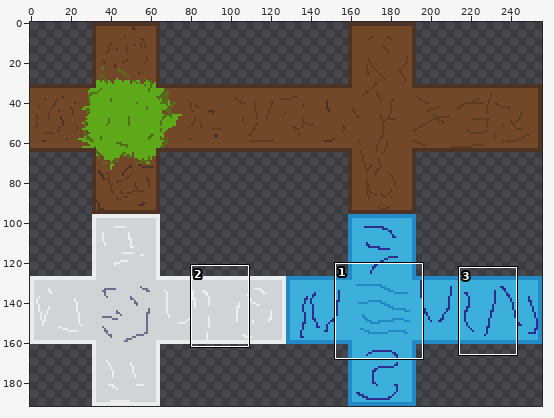
One commit to this pixel-art file: MinecraftAtlas.aseprite. Above, an overview of the earlier version with the close-up marked.
Close-up. Old version:
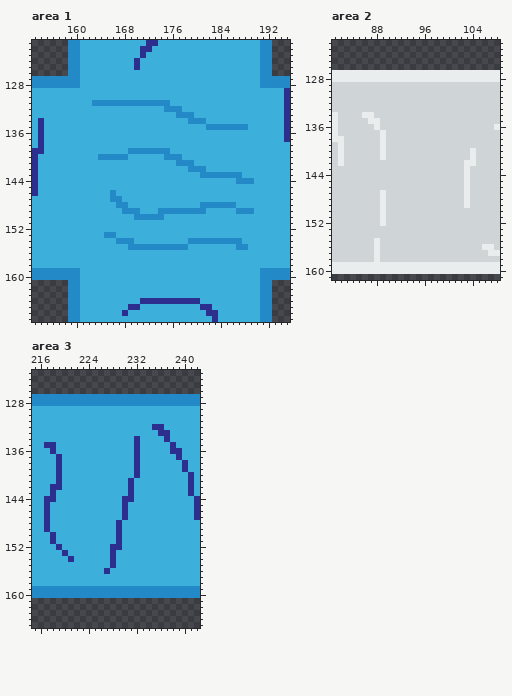
256x192 pixels, 1 frame. Shown: area 1: x 153..195, y 121..167; area 2: x 81..108, y 122..161; area 3: x 215..242, y 123..165. The commit also changed other parts of the picture, which this record leaves out.
The same view after the edit:
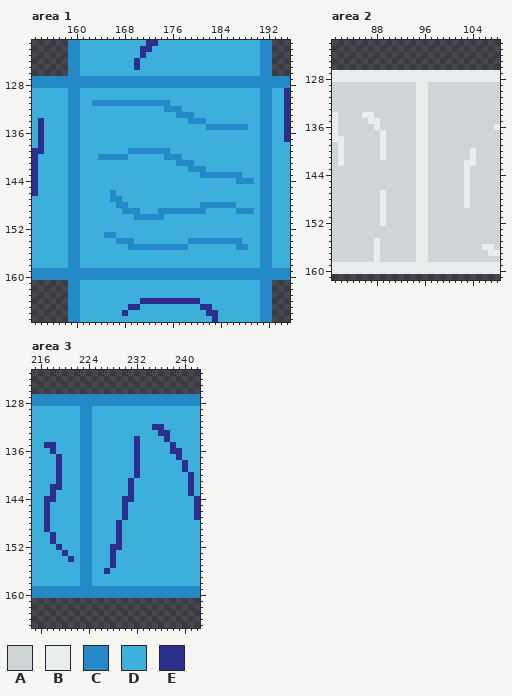
Palette (. is transparent): A #cfd5d6  B #eaeded  C #2489c7  D #3cb0da  E #2d2f8f
Changes in this commit:
Area 1:
Colour D becomes colour C in rows 127 to 128 at x 161 to 190; in rows 129 to 158 at x 159 to 160 and 191 to 192; in rows 159 to 160 at x 161 to 190.
Area 2:
Colour A becomes colour B in rows 129 to 158 at x 95 to 96.
Area 3:
Colour D becomes colour C in rows 129 to 158 at x 223 to 224.
Boxes around the changes in both close-ups, in picture pixels (x1, y1, x2, y2):
changed: (68, 76, 272, 280)
changed: (416, 82, 428, 262)
changed: (80, 406, 92, 586)
